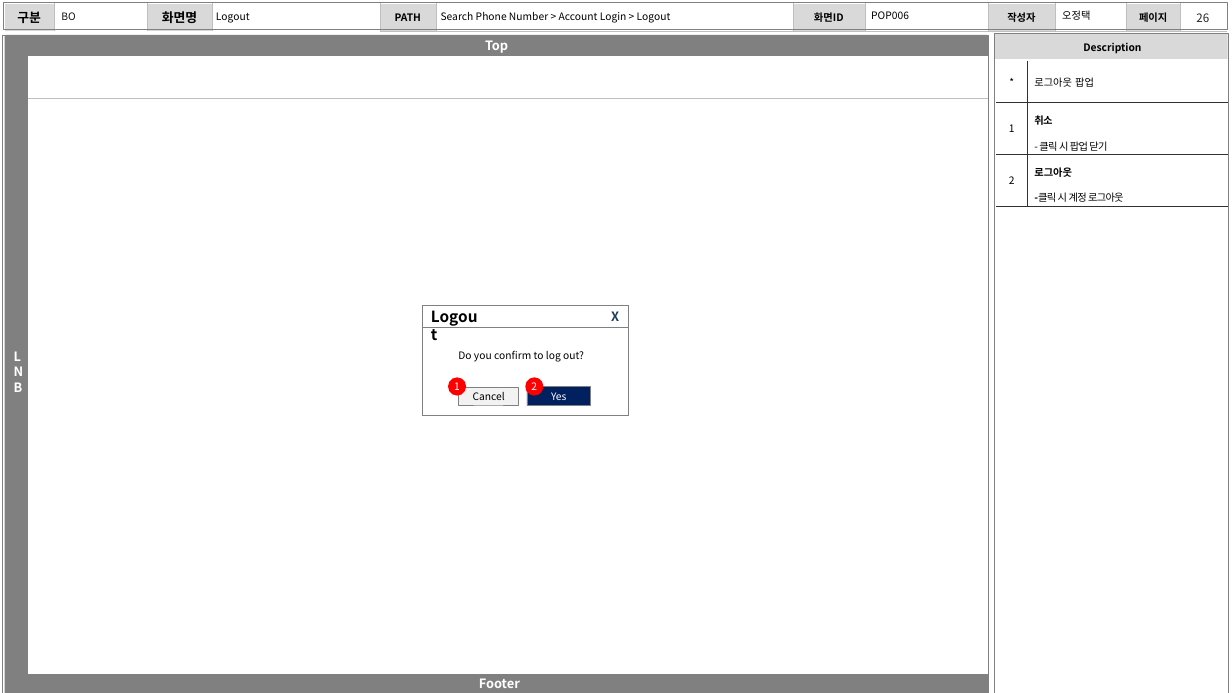
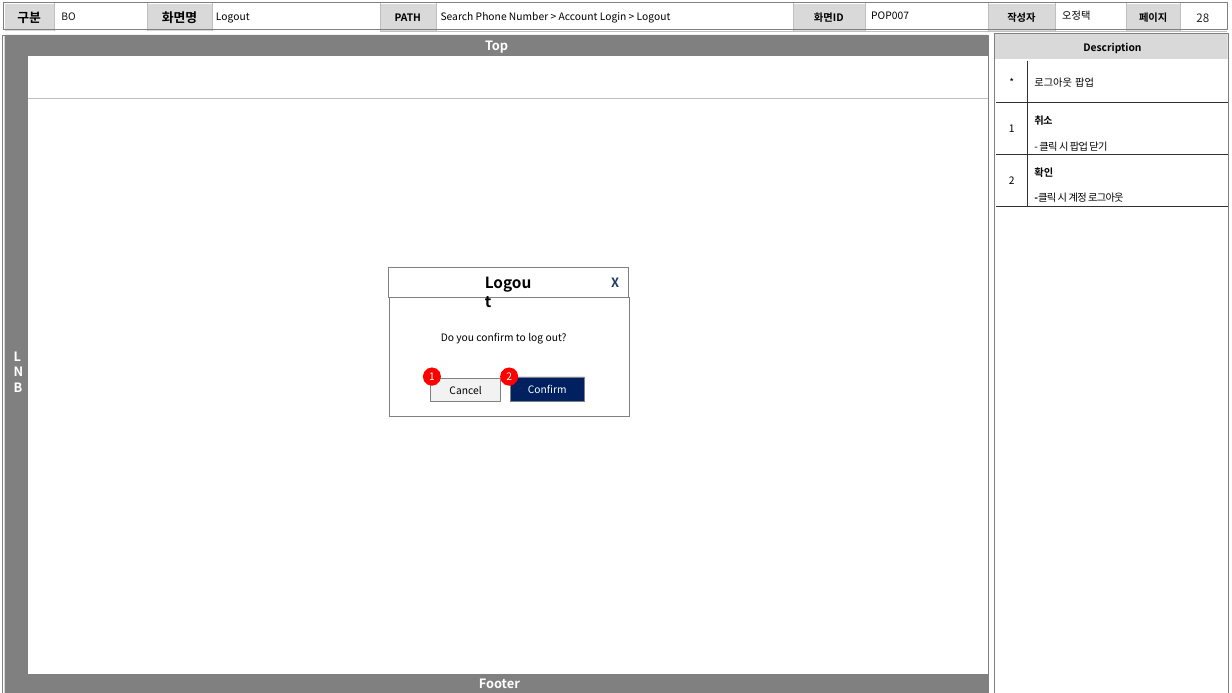
Before and after one commit to zhengze00/SpringBoot-MariaDB-master, a slide deck: slide 28 of Project File/화면설계.pptx (slide 26 before the commit). Drawn at 1232x693 pixels with LibreOffice and Linux fonts; fonts in the diff are those of the drawing. Boxes give left, top, right and bottom in pixels: in the first picture for what was removed or moved away, otherwise in the second. Text is boxed around its words. In the diff, an @@ line names an element or a change of style, - is before the commit and + after.

```diff
--- a/Project File/화면설계.pptx
+++ b/Project File/화면설계.pptx
@@ text at [871, 11, 909, 19]: text changed @@
-POP006
+POP007
@@ page number at [1196, 13, 1209, 22]: text changed @@
-26
+28
@@ table at [996, 61, 1227, 206] @@
-row 3, column 2: 로그아웃 / -클릭 시 계정 로그아웃
+row 3, column 2: 확인 / -클릭 시 계정 로그아웃
@@ rectangle "X": place and size @@
-rectangle "X" at [422, 305, 628, 327]
+rectangle "X" at [388, 268, 628, 298]
@@ text "Logout": place and size @@
-text "Logout" at [426, 302, 488, 330]
+text "Logout" at [481, 269, 543, 297]
@@ rectangle: place and size @@
-rectangle at [422, 326, 628, 416]
+rectangle at [389, 297, 629, 417]
@@ text "Do you confirm to log ...": place and size @@
-text "Do you confirm to log ..." at [458, 350, 584, 362]
+text "Do you confirm to log ..." at [441, 332, 567, 344]
@@ ellipse "1": place and size @@
-ellipse "1" at [448, 377, 467, 396]
+ellipse "1" at [423, 368, 442, 386]
@@ rectangle "Cancel": place and size @@
-rectangle "Cancel" at [459, 388, 519, 406]
+rectangle "Cancel" at [431, 378, 500, 401]
@@ ellipse "2": place and size @@
-ellipse "2" at [526, 377, 544, 396]
+ellipse "2" at [500, 368, 518, 386]
@@ rectangle "Confirm": place and size @@
-rectangle "Confirm" at [527, 387, 591, 406]
+rectangle "Confirm" at [510, 377, 585, 402]
@@ text in rectangle at [528, 384, 567, 393]: text changed @@
-Yes
+Confirm
```
Also in this commit, not shown: 16 other slides changed, 2 slides added, 5 other files.
